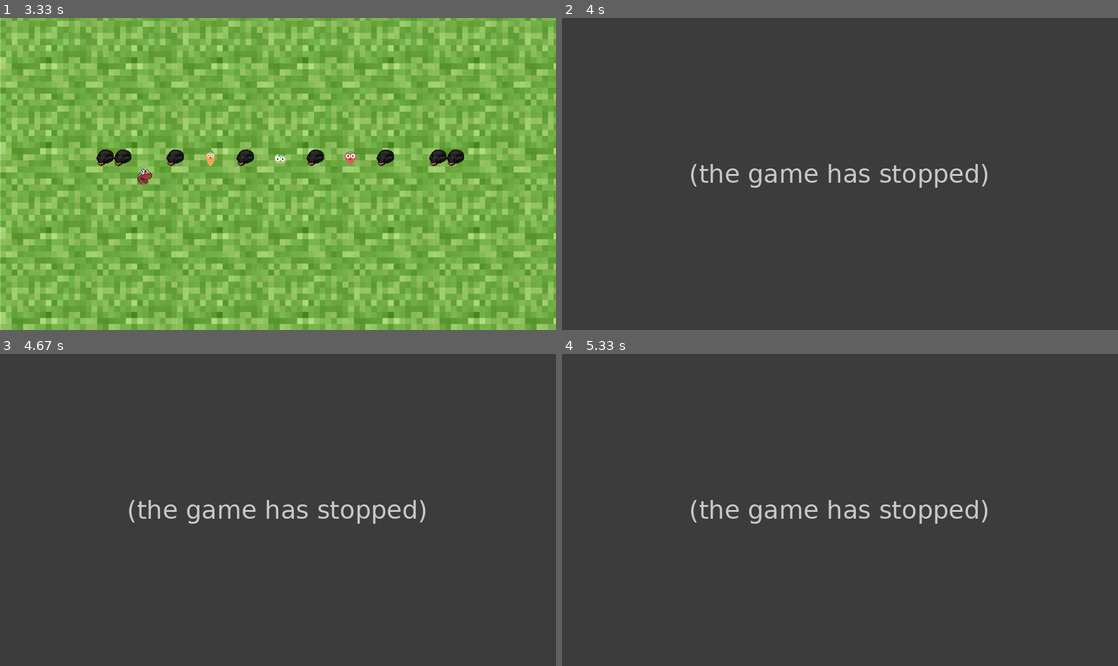
Above: before the commit, frames 1-4 (two rows, left to right).
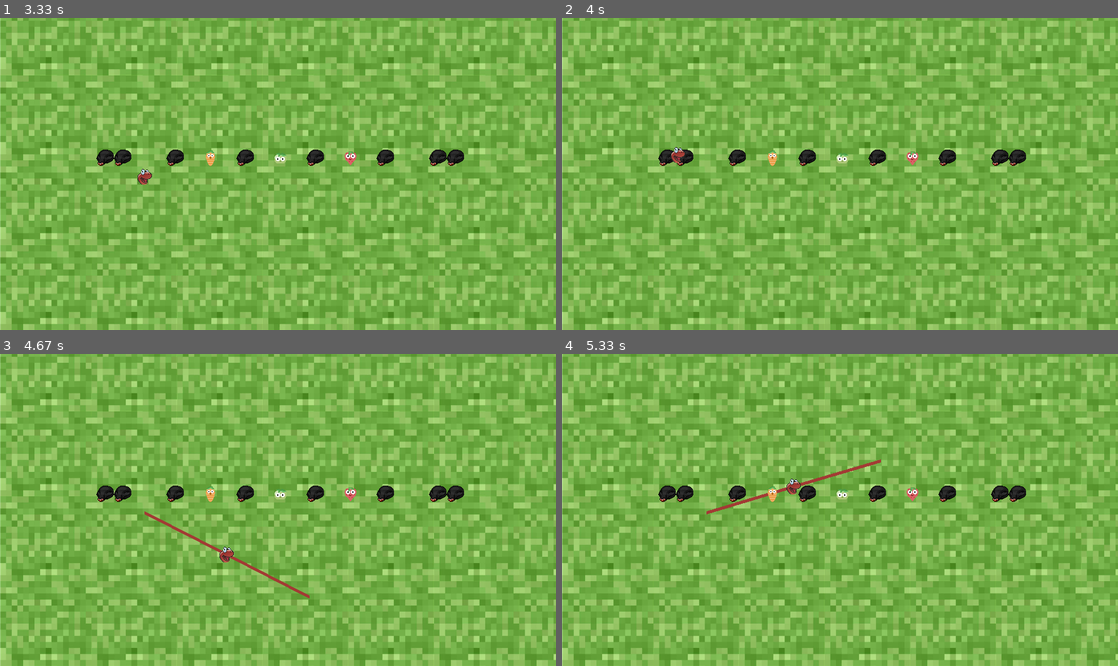
Above: after the commit, the same moments.

Repository: involodya/PyGameProject
Game: pygame game, started from main.py
Two runs of this game, one before a commit and one after it. Both use one fixed random seed, a clock stepped at 60 frames per second and the inputs below.
Inputs (mouse positions are in pixels of both pictures, inside the frame that each line leads up to):
- Up to frame 1 (3.33 s): press the mouse at (144, 177) at 0.37 s; move the mouse to (239, 208) at 0.47 s; release the mouse at (333, 242) at 0.6 s; press the mouse at (144, 177) at 3.27 s
- Up to frame 2 (4 s): move the mouse to (706, 202) at 3.37 s; release the mouse at (706, 230) at 3.5 s; click (678, 155) at 3.65 s
- Up to frame 3 (4.67 s): press the mouse at (144, 513) at 4.1 s; move the mouse to (166, 460) at 4.2 s; move the mouse to (189, 407) at 4.3 s; release the mouse at (189, 407) at 4.33 s; press the mouse at (144, 513) at 4.43 s; move the mouse to (227, 553) at 4.53 s; move the mouse to (311, 597) at 4.63 s
- Up to frame 4 (5.33 s): release the mouse at (873, 597) at 4.67 s; press the mouse at (706, 513) at 4.77 s; move the mouse to (851, 522) at 4.87 s; move the mouse to (1001, 534) at 4.97 s; release the mouse at (1001, 534) at 5 s; press the mouse at (706, 513) at 5.1 s; move the mouse to (795, 485) at 5.2 s; move the mouse to (878, 460) at 5.3 s

Frame 1 is identical in both runs. In frame 2, 100% of the frame differs, in the area x 0-100%, y 0-100%; in frame 3, 100%; in frame 4, 100%.
Error before the commit: IndexError: list index out of range (main.py line 100); the game stopped at 3.67 s (later frames are placeholders)

Commit message:
Mole eyes

Diff:
--- a/main.py
+++ b/main.py
@@ -10,6 +10,7 @@
 def load_music():
     mixer1.music.load('data/sounds/gameplay.mp3')
     mixer1.music.play(-1)
+
 
 def start_game(velocity):
     global grass_y
@@ -17,7 +18,6 @@
     screen.blit(fon, (0, grass_y))
     grass_y -= velocity * clock.tick() / 1000
     pygame.display.flip()
-
 
 
 def start_screen():
@@ -73,22 +73,28 @@
         for i, obj in enumerate(level_map[j]):
             if obj == '#':
                 objects.append(Object(all_sprites, cell_size * i, cell_size * j,
-                                      True, 'mole.png'))
+                                      True, 'mole.png',
+                                      def_image_name='mole_hungry.png'))
             elif obj == 'a':
                 objects.append(Object(all_sprites, cell_size * i, cell_size * j,
-                                      False, 'apple.png'))
+                                      False, 'apple.png',
+                                      def_image_name='apple_eaten.png'))
             elif obj == 'c':
                 objects.append(Object(all_sprites, cell_size * i, cell_size * j,
-                                      False, 'carrot.png'))
+                                      False, 'carrot.png',
+                                      def_image_name='carrot_eaten.png'))
             elif obj == 'l':
                 objects.append(Object(all_sprites, cell_size * i, cell_size * j,
-                                      False, 'lemon.png'))
+                                      False, 'lemon.png',
+                                      def_image_name='lemon_eaten.png'))
             elif obj == 'r':
                 objects.append(Object(all_sprites, cell_size * i, cell_size * j,
-                                      False, 'radish.png'))
+                                      False, 'radish.png',
+                                      def_image_name='radish_eaten.png'))
             elif obj == 's':
                 objects.append(Object(all_sprites, cell_size * i, cell_size * j,
-                                      False, 'strawberry.png'))
+                                      False, 'strawberry.png',
+                                      def_image_name='strawberry_eaten.png'))
 
 
 def terminate():
@@ -97,45 +103,59 @@
 
 
 def new_coords(coords):
-    if abs(coords[0][0] - coords[1][0]) >= W // 1.5 or \
-            abs(coords[0][1] - coords[1][1]) >= H // 1.5:
-        x_0, y_0 = coords[1]
-        x_1, y_1 = coords[2]
-    else:
-        x_0, y_0 = coords[0]
-        x_1, y_1 = coords[1]
-    x_n, y_n = coords[-1]
-    px = x_n + x_1 - x_0
-    py = y_n + y_1 - y_0
-    if coords[-1][0] > W:
-        px = 0
-    if coords[-1][0] < 0:
-        px = W
-    if coords[-1][1] > H:
-        py = 0
-    if coords[-1][1] < 0:
-        py = H
-
-    coords = coords[1:] + [[px, py]]
-
-    return coords
+    try:
+        if abs(coords[0][0] - coords[1][0]) >= W // 1.5 or \
+                abs(coords[0][1] - coords[1][1]) >= H // 1.5:
+            x_0, y_0 = coords[1]
+            x_1, y_1 = coords[2]
+        else:
+            x_0, y_0 = coords[0]
+            x_1, y_1 = coords[1]
+        x_n, y_n = coords[-1]
+        px = x_n + x_1 - x_0
+        py = y_n + y_1 - y_0
+        if coords[-1][0] > W:
+            px = 0
+        if coords[-1][0] < 0:
+            px = W
+        if coords[-1][1] > H:
+            py = 0
+        if coords[-1][1] < 0:
+            py = H
+
+        coords = coords[1:] + [[px, py]]
+
+        return coords
+    except IndexError:
+        return coords
 
 
 class Object(pygame.sprite.Sprite):
     def __init__(self, group, x, y, isObstacle, image_name, def_image_name=None):
         super().__init__(group)
-        print(x, y)
+        # print(x, y)
         self.x = x
         self.y = y
         self.isObstacle = isObstacle
         self.defeated = False
+        self.image_name = image_name
+        self.def_image_name = def_image_name
         self.image = pygame.transform.scale(load_image('characters/' + image_name),
                                             (cell_size, cell_size))
         self.mask = pygame.mask.from_surface(self.image)
         # if not isObstacle:
         #     self.def_image = load_image('data/characters/' + def_image_name)
         self.rect = pygame.Rect(x - cell_size // 2, y - cell_size // 2, x, y)
-        print(self.rect)
+        # print(self.rect)
+
+    def update(self, *args):
+        super().update(self, args)
+        if self.defeated:
+            self.image = pygame.transform.scale(load_image('characters/' + self.def_image_name),
+                                                (cell_size, cell_size))
+        else:
+            self.image = pygame.transform.scale(load_image('characters/' + self.image_name),
+                                                (cell_size, cell_size))
 
 
 class MainObject(pygame.sprite.Sprite):
@@ -187,7 +207,10 @@
         self.move = []
 
     def __len__(self):
-        return len(self.move)
+        try:
+            return len(self.move)
+        except TypeError:
+            return 0
 
     def __str__(self):
         return str(self.move)
@@ -195,10 +218,11 @@
 
 pygame.init()
 
+load_music()
+
 # size = W, H = pygame.display.Info().current_w, pygame.display.Info().current_h
 # screen = pygame.display.set_mode((0, 0), pygame.FULLSCREEN)
 
-load_music()
 size = W, H = 889, 500
 screen = pygame.display.set_mode((W, H))
 
@@ -209,8 +233,8 @@
 fps = 60
 
 step = 1
-thickness = 6
 cell_size = 28
+thickness = int(cell_size / 4.67)
 
 main_object_color = pygame.Color('#a23b34')
 
@@ -263,7 +287,7 @@
     for i in objects:
         try:
             x1, y1 = main_object.move[-1]
-            if (i.x - x1) ** 2 + (i.y - y1) ** 2 <= cell_size ** 2:
+            if pygame.sprite.collide_mask(i, main_object):
                 i.defeated = True
                 if i.isObstacle:
                     effect = pygame.mixer.Sound('data/sounds/death.wav')
